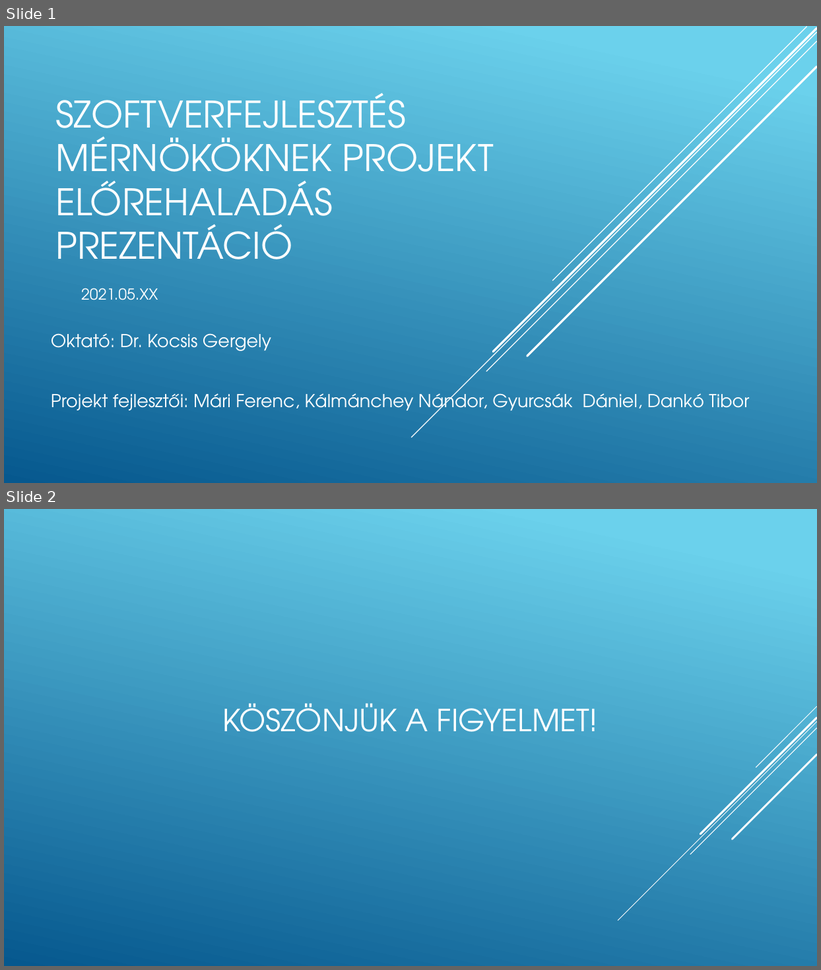
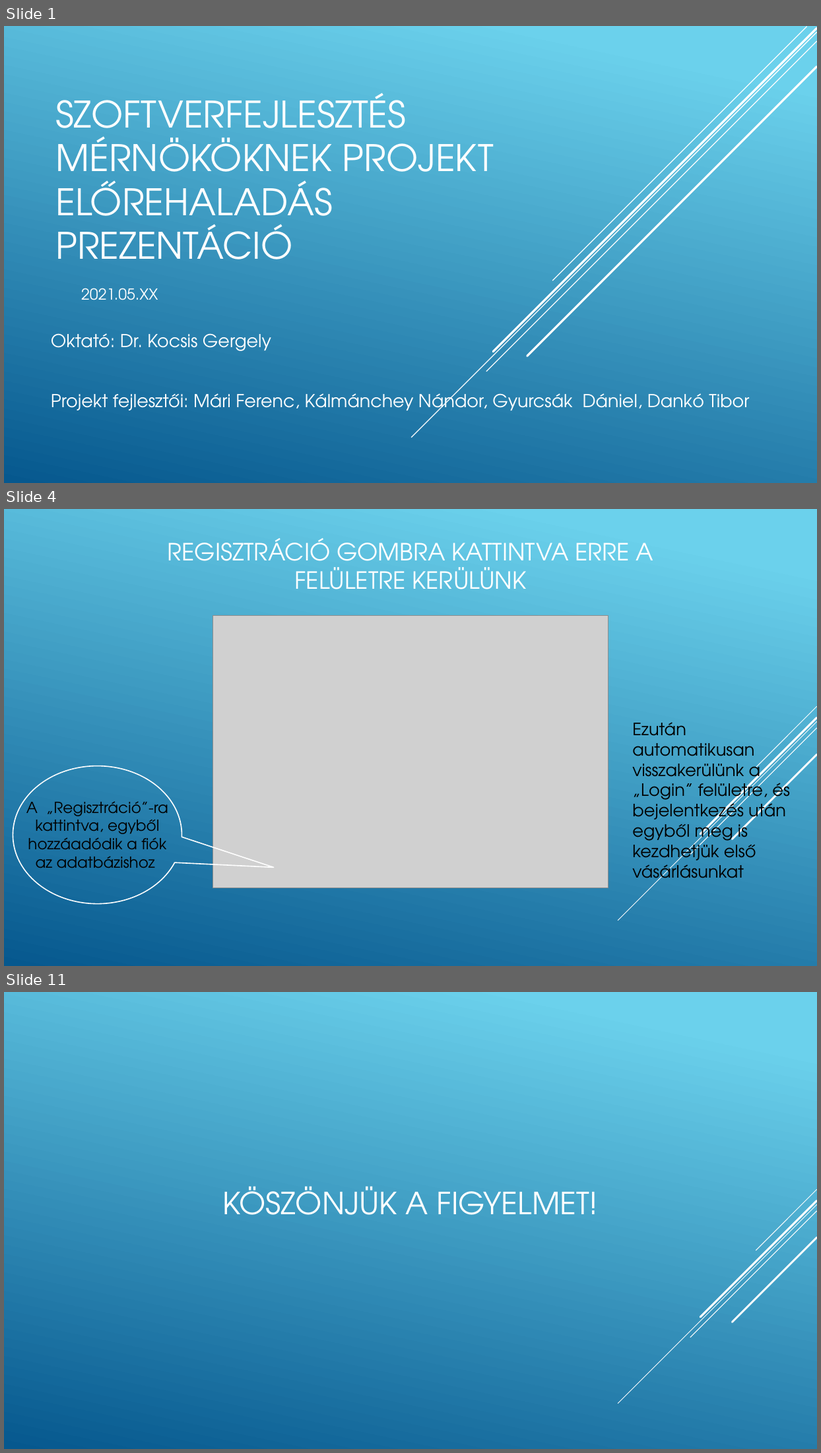
Before and after one commit to mariferi/Pontus, a slide deck: Végső_Szoftverfejlesztes_mernokoknek_projekt_elorehaladas_prezentacio.pptx. Shown one above the other, each under a label of ours: slides 1 and 2 before the commit, slides 1, 4 and 11 after it; the slides between them are not shown. The pictures are 821x970 and 821x1453 pixels, drawn with LibreOffice and Linux fonts; fonts in the diff are those of the drawing; grey boxes stand for pictures. Boxes give left, top, right and bottom in pixels: in the first picture for what was removed or moved away, otherwise in the second. Text is boxed around its words. In the diff, an @@ line names an element or a change of style, - is before the commit and + after.

```diff
--- a/Végső_Szoftverfejlesztes_mernokoknek_projekt_elorehaladas_prezentacio.pptx
+++ b/Végső_Szoftverfejlesztes_mernokoknek_projekt_elorehaladas_prezentacio.pptx
@@ slide 4 added at <box>4,509,817,966</box>, background gradient #6ED2EB to #06588E; not listed: 5 template elements that a slide beside it also shows @@
@@ title added at <box>168,538,654,590</box>, 28 pt, text #FFFFFF @@
+REGISZTRÁCIÓ GOMBRA KATTINTVA ERRE A FELÜLETRE KERÜLÜNK
@@ picture added at <box>213,616,609,889</box> @@
@@ text added at <box>632,722,790,886</box>, 20 pt, text #000000 @@
+Ezután automatikusan visszakerülünk a „Login” felületre, és bejelentkezés után egyből meg is kezdhetjük első vásárlásunkat
@@ speech bubble added at <box>13,766,182,904</box>, outline #FFFFFF 1.25 pt @@
@@ text added at <box>26,797,168,869</box>, 18 pt, text #000000 @@
+A „Regisztráció”-ra kattintva, egyből hozzáadódik a fiók az adatbázishoz
@@ what was slide 2 is now slide 11 @@
```
Also in this commit, not shown: 8 other slides added.
